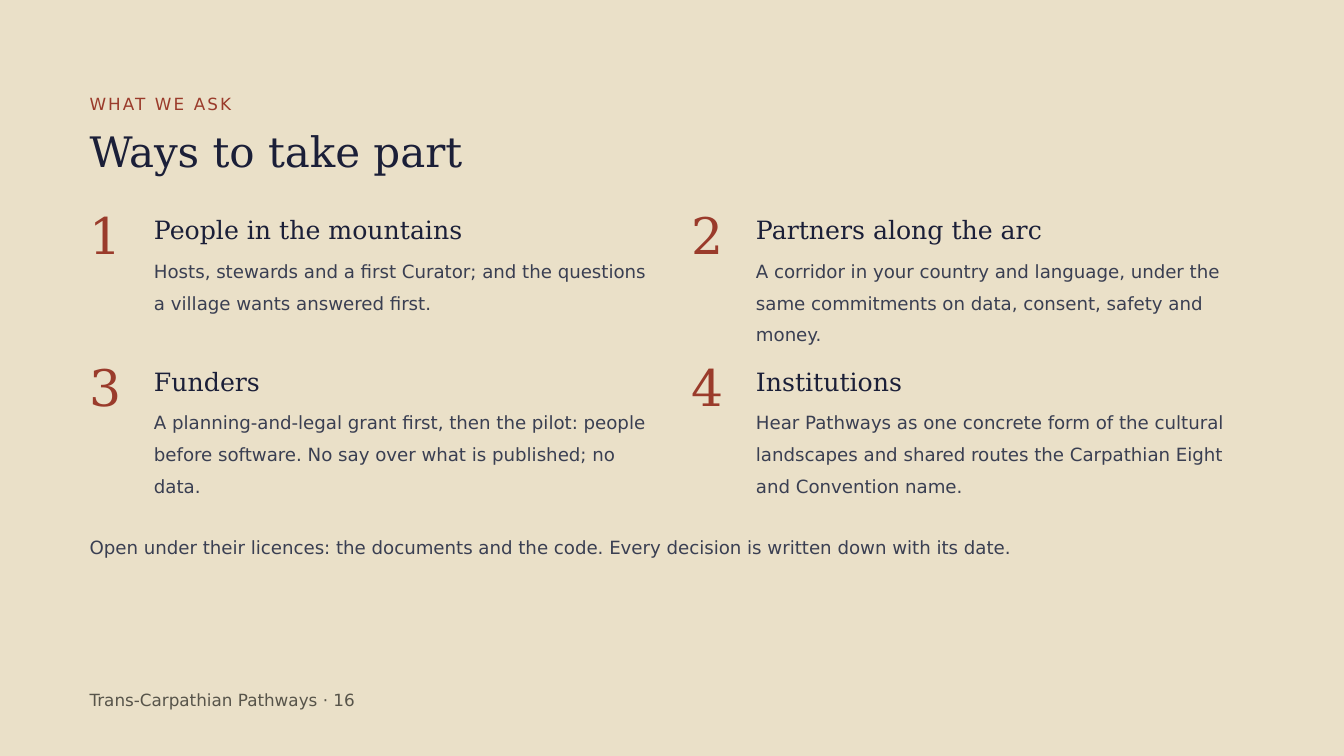
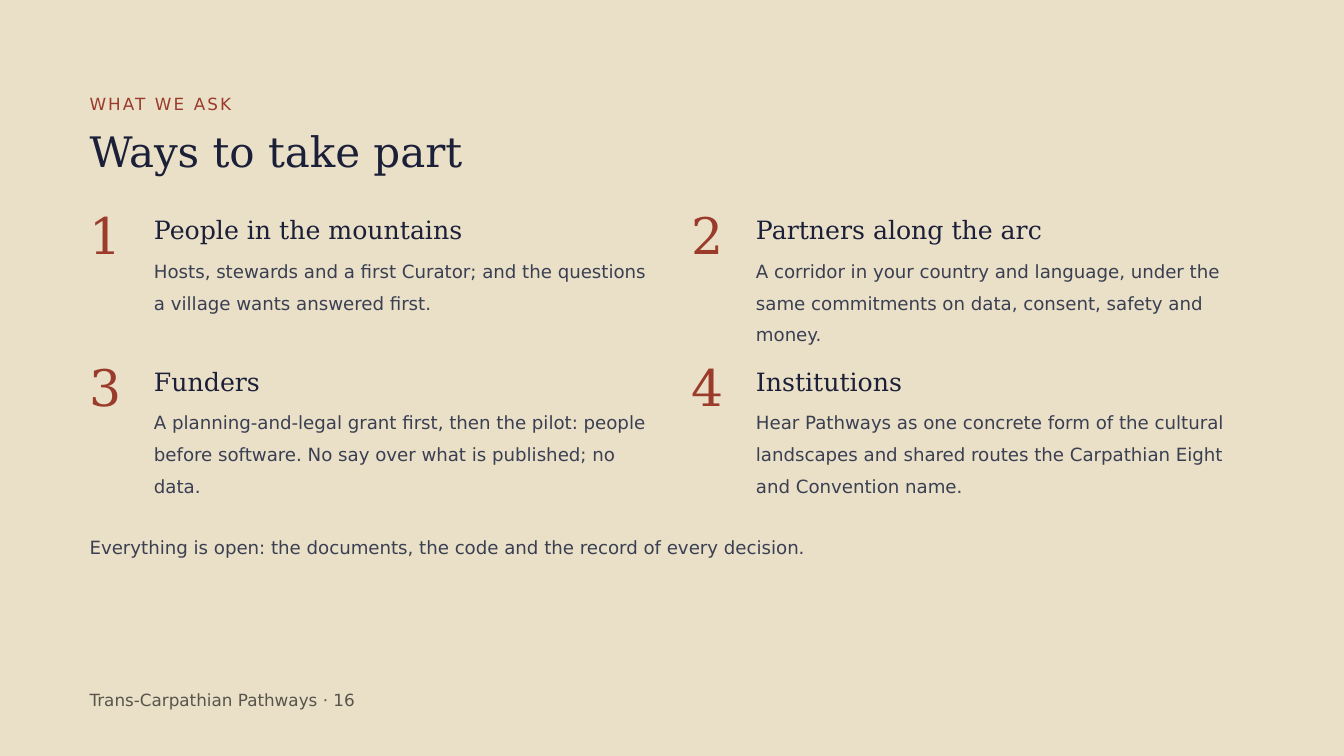
Before and after one commit to ubeccommon/trans_carpathian_pathways, a slide deck: slide 16 of docs/overview/Trans-Carpathian_Pathways_Overview.odp. Drawn at 1344x756 pixels with LibreOffice and Linux fonts; fonts in the diff are those of the drawing. Boxes give left, top, right and bottom in pixels: in the first picture for what was removed or moved away, otherwise in the second. Text is boxed around its words. In the diff, an @@ line names an element or a change of style, - is before the commit and + after.

```diff
--- a/docs/overview/Trans-Carpathian_Pathways_Overview.odp
+++ b/docs/overview/Trans-Carpathian_Pathways_Overview.odp
@@ text at [90, 540, 805, 558]: text changed @@
-Open under their licences: the documents and the code. Every decision is written down with its date.
+Everything is open: the documents, the code and the record of every decision.
```
Also in this commit, not shown: 2 other slides changed, 15 other files.
